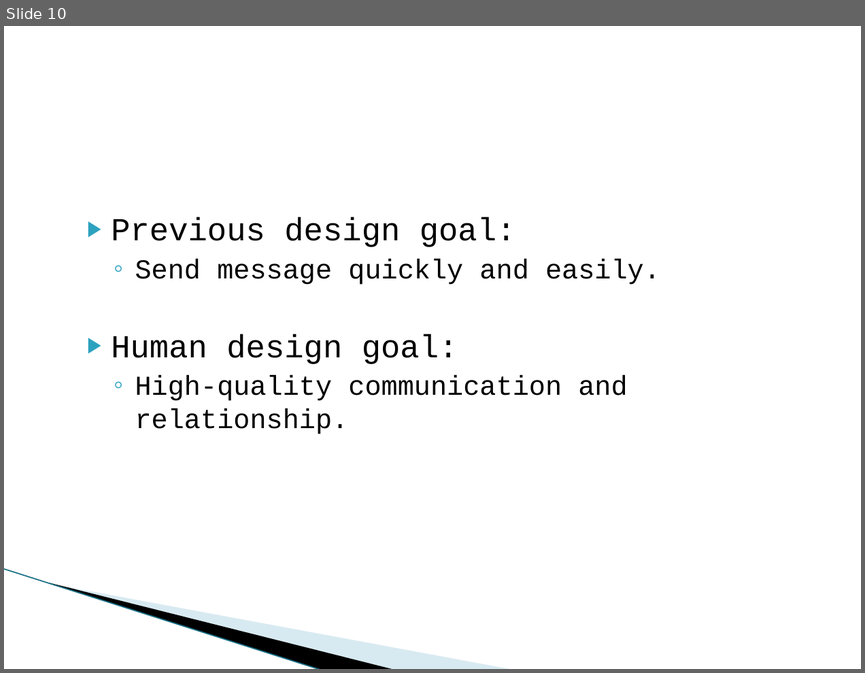
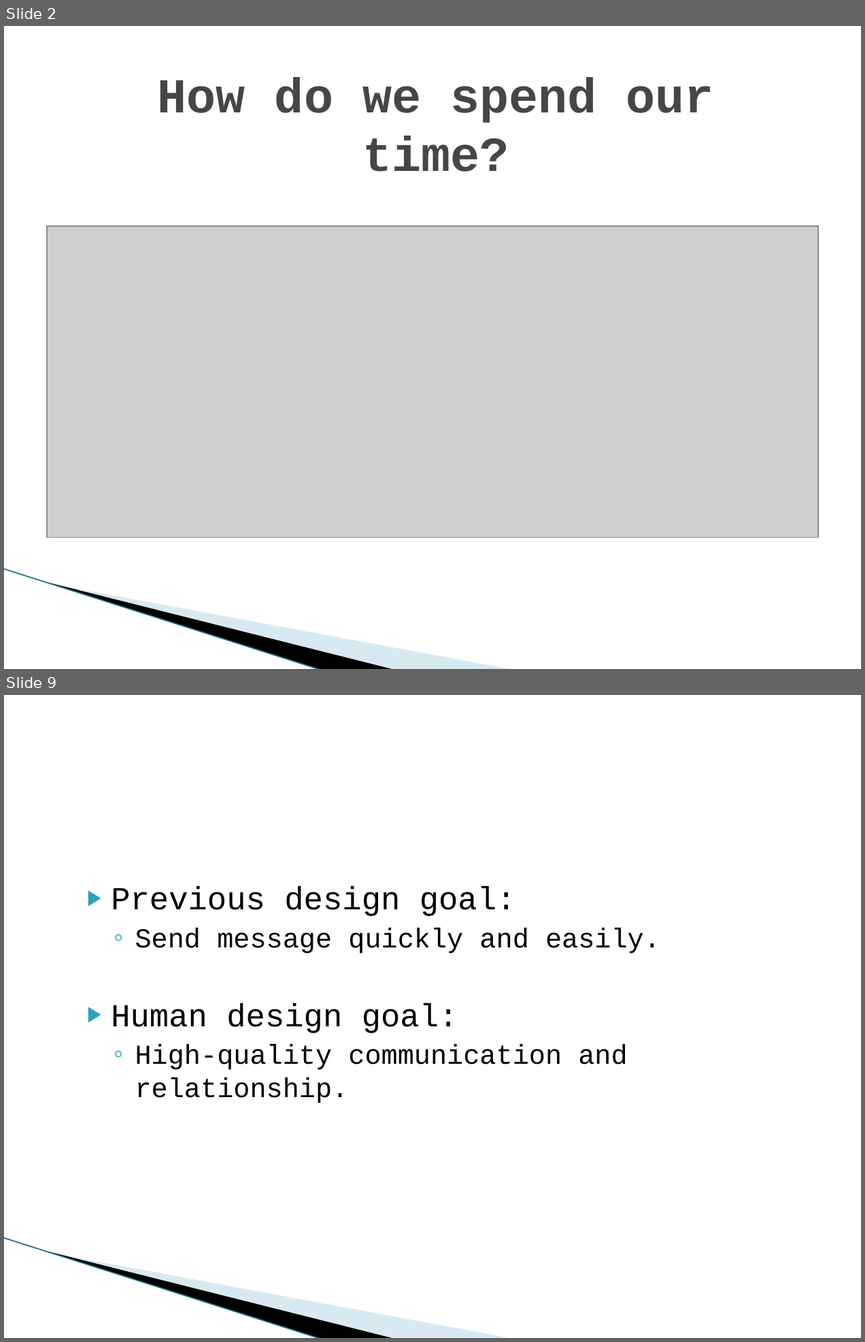
Before and after one commit to Tayyabt120/temp, a slide deck: How better tech could protect us from distraction.pptx. Shown one above the other, each under a label of ours: slide 10 before the commit, slides 2 and 9 after it; the slides between them are not shown. The pictures are 865x673 and 865x1342 pixels, drawn with LibreOffice and Linux fonts; fonts in the diff are those of the drawing; grey boxes stand for pictures; background and template pictures are left out. Boxes give left, top, right and bottom in pixels: in the first picture for what was removed or moved away, otherwise in the second. Text is boxed around its words. In the diff, an @@ line names an element or a change of style, - is before the commit and + after.

```diff
--- a/How better tech could protect us from distraction.pptx
+++ b/How better tech could protect us from distraction.pptx
@@ slide 2 added at <box>4,26,861,669</box>, background #FFFFFF; not listed: 3 template elements that a slide beside it also shows @@
@@ title added at <box>158,78,713,172</box>, 41 pt, text #464646, bold @@
+How do we spend our time?
@@ picture added at <box>47,226,818,537</box> @@
@@ what was slide 10 is now slide 9 @@
```
Also in this commit, not shown: 3 slides changed, 6 other slides added, 8 slides removed.
